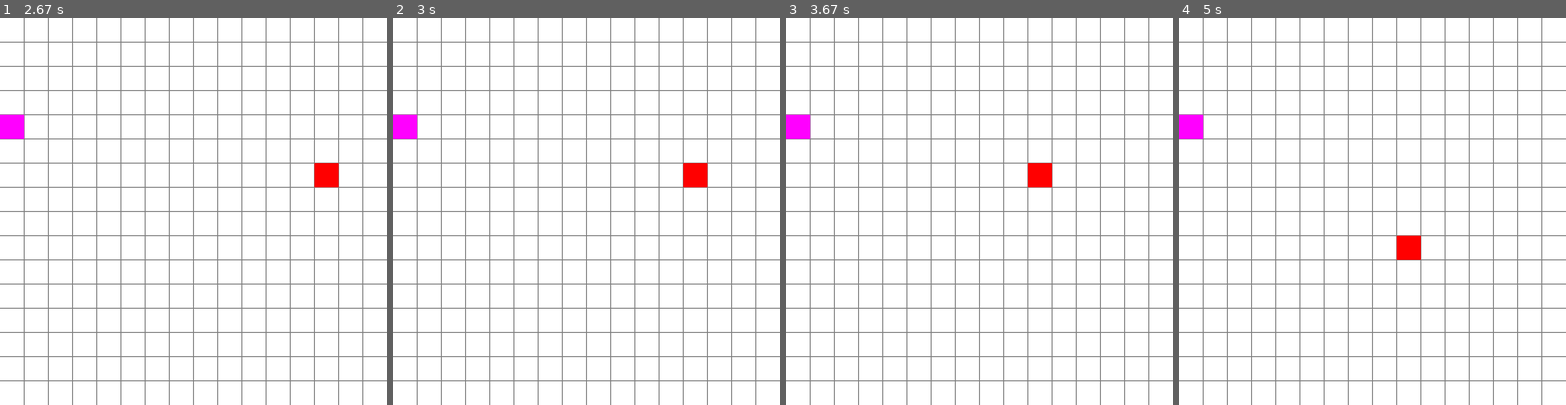
Above: before the commit, frames 1-4 (left to right).
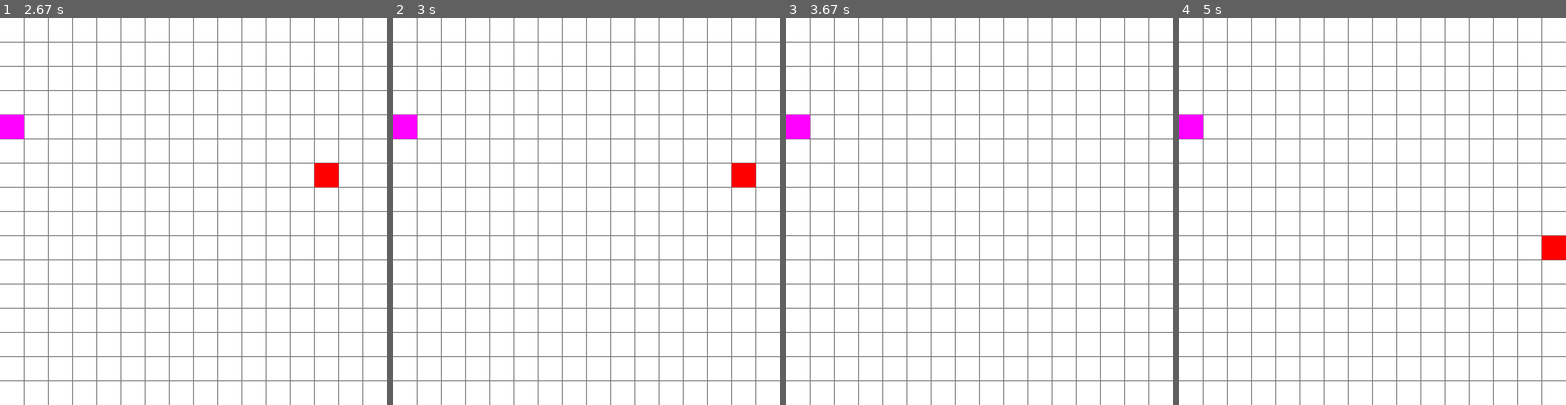
Above: after the commit, the same moments.

Repository: BordovskyiPavlo/Sneak-Pygame
Game: pygame game, started from Sneak.py
The game is run twice, just before and just after one commit, with the same random seed, the same clock (stepped at 60 frames per second) and the same inputs.
Inputs:
- Up to frame 1 (2.67 s): tap Enter at 0.33 s; hold D 0.67-1.13 s; hold W 1.17-1.8 s; hold D 1.83-2.63 s
- Up to frame 2 (3 s): hold A from 2.67 s (still down)
- Up to frame 3 (3.67 s): release A at 3.55 s; hold S from 3.58 s (still down)
- Up to frame 4 (5 s): release S at 4.52 s; hold A from 4.55 s (still down)

Frame 1 is identical in both runs. In frame 2, 0.8% of the frame differs, in the area x 75-94%, y 37-44%; in frame 3, 0.4%; in frame 4, 0.8%.

Commit message:
Add files via upload

Diff:
--- a/Sneak.py
+++ b/Sneak.py
@@ -1,58 +1,47 @@
 import pygame , random
 from pygame.locals import *
 pygame.init()
-col , row ,size = 16 , 16 ,50
+col ,row ,size = 16 , 16 ,50
 time = 3
 gamescreen = pygame.display.set_mode((col*size,row*size))
 pygame.display.set_caption("Hello Sneak")
 clock = pygame.time.Clock()
 background = pygame.Surface((col*size,row*size))
 background.fill((255,255,255))
+online = True
+LEFT,RIGHT,UP,DOWN = 1,2,3,4
+direction = RIGHT
+update = direction
+body = [(col//2, row//2)]
+step = (1,0)
+length = 1
 for i in range (1, col):
     pygame.draw.line(background,(128,128,128),(i*size-1,0),(i*size-1,row*size),2)
 for i in range (1, row):
     pygame.draw.line(background,(128,128,128),(0,i*size-1),(col*size,i*size-1),2)
+
 def random_position(body):
     while True:
         position = random.randrange(col),random.randrange(row)
         if position not in body:
             break
-    return  position
-body = [(col//2, row//2)]
-step = (1,0)
-length = 1
+    return position
 food = random_position(body)
-time = 3
-online = True
+def eat_food(length,time):
+    length += 1
+    time += 0.5
+
+def spawn_food(body):
+    global food
+    food = random_position(body)
+
+
 def game_over(body):
     for i in range(1,length):
         if body[0] == body[i]:
             pygame.quit()
-while online:
-    clock.tick(time)
-    for event in pygame.event.get():
-        if event.type == pygame.QUIT:
-            online = False
-        if event.type == pygame.KEYDOWN:
-            permission = {"a": True, "d": True, "w": True, "s": True}
-            if event.key == pygame.K_a and permission["a"]:
-                permission = {"a": True, "d": False, "w": True, "s": True}
-                step = (-1, 0)
-            if event.key == pygame.K_d and permission["d"]:
-                permission = {"a": False, "d": True, "w": True, "s": True}
-                step = (1, 0)
-            if event.key == pygame.K_w and permission["w"]:
-                permission = {"a": True, "d": True, "w": True, "s": False}
-                step = (0, -1)
-            if event.key == pygame.K_s and permission["s"]:
-                permission = {"a": True, "d": True, "w": False, "s": True}
-                step = (0, 1)
-    body.insert(0,body[0][:])
-    body[0] = (body[0][0] + step[0]) % col, (body[0][1] + step[1]) % row
-    if body[0] == food:
-        food = random_position(body)
-        length+= 1
-        time+= 0.5
+
+def control_length(body):
     while len(body) > length:
         del body[-1]
         gamescreen.blit(background,(0,0))
@@ -62,3 +51,41 @@
             pygame.draw.rect(gamescreen, color, (pos[0] * size, pos[1] * size, size, size))
         game_over(body)
         pygame.display.flip()
+
+while online:
+    clock.tick(time)
+    for event in pygame.event.get():
+        if event.type == pygame.QUIT:
+            online = False
+        if event.type == pygame.KEYDOWN:
+            if event.key == pygame.K_a :
+                update = LEFT
+            elif event.key == pygame.K_d:
+                update = RIGHT
+            elif event.key == pygame.K_w:
+                update = UP
+            elif event.key == pygame.K_s :
+                update = DOWN
+            if update == LEFT and direction != RIGHT:
+                direction = LEFT
+            if update == RIGHT and direction != LEFT:
+                direction = RIGHT
+            if update == UP and direction != DOWN:
+                direction = UP
+            if update == DOWN and direction != UP:
+                direction = DOWN
+            if direction == LEFT:
+                step = (-1,0)
+            if direction == RIGHT:
+                step = (1,0)
+            if direction == UP:
+                step = (0,-1)
+            if direction == DOWN:
+                step = (0,1)
+    body.insert(0,body[0][:])
+    body[0] = (body[0][0] + step[0]) , (body[0][1] + step[1])
+    if body[0] == food:
+        food = random_position(body)
+        length+= 1
+        time+= 0.5
+    control_length(body)
